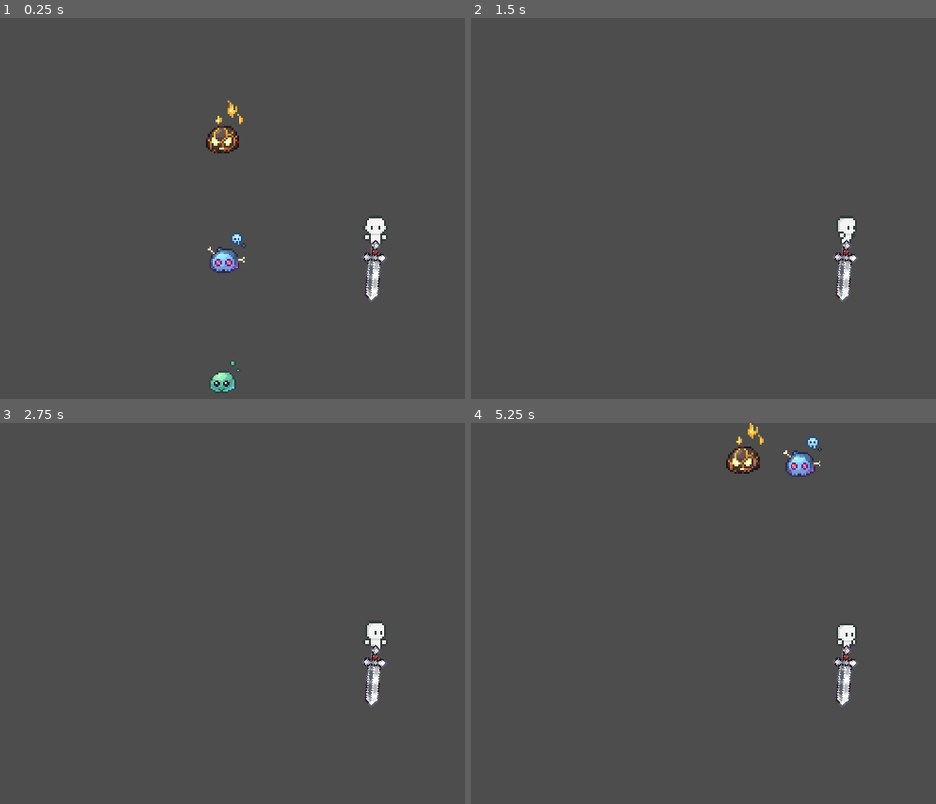
Above: before the commit, frames 1-4 (two rows, left to right).
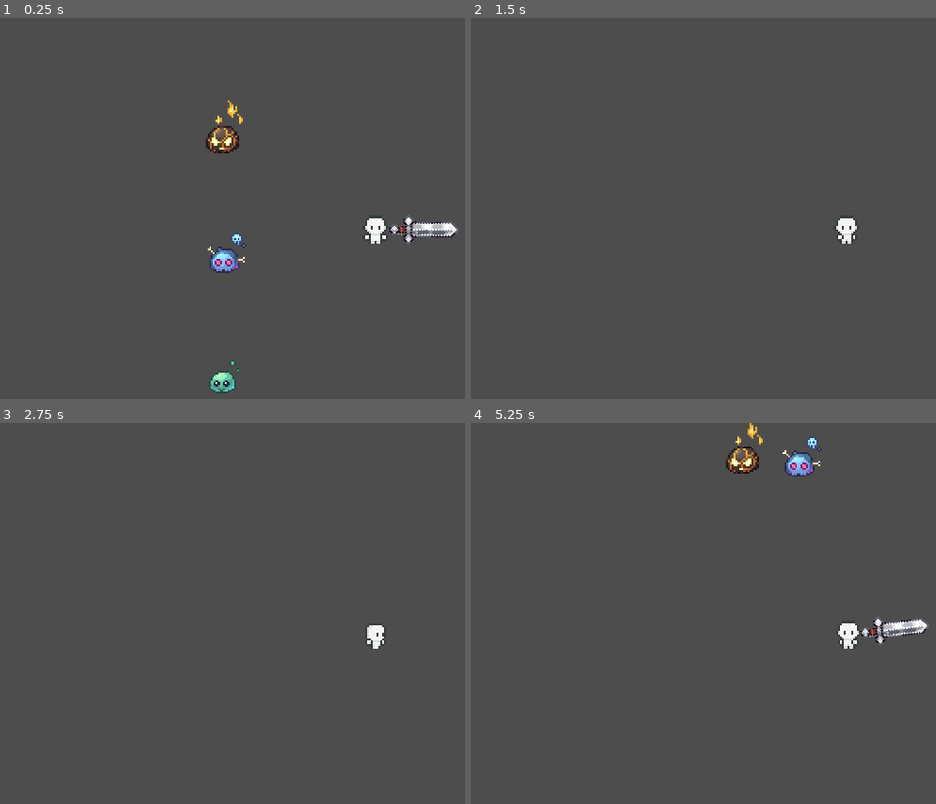
Above: after the commit, the same moments.

Repository: mintifish/game_repository
Game: Godot game, scene res://scenes/main.tscn
Two runs of this game, one before a commit and one after it. Both use one fixed random seed, a clock stepped at 60 frames per second and the inputs below.
Inputs (mouse positions are in pixels of both pictures, inside the frame that each line leads up to):
- Up to frame 1 (0.25 s): no input
- Up to frame 2 (1.5 s): move the mouse to (outside the picture) at 0.52 s; hold D (move_right) 0.53-1.28 s; click (outside the picture) at 0.6 s; move the mouse to (698, 250) at 1.27 s; hold S (move_down) from 1.28 s (still down); tap Shift (walk) at 1.35 s
- Up to frame 3 (2.75 s): move the mouse to (451, 541) at 2.02 s; release S (move_down) at 2.03 s; hold D (move_right) from 2.03 s (still down); click (451, 541) at 2.1 s
- Up to frame 4 (5.25 s): move the mouse to (810, 720) at 2.77 s; release D (move_right) at 2.78 s; hold W (move_up) 2.78-3.53 s; tap Shift (walk) at 2.85, 4.35 s; move the mouse to (outside the picture) at 3.52 s; hold A (move_left) 3.53-5.03 s; click (outside the picture) at 3.6 s; move the mouse to (619, 571) at 4.27 s; move the mouse to (884, 636) at 5.02 s; hold S (move_down) from 5.03 s (still down); click (884, 636) at 5.1 s

The runs differ from the first frame. In frame 1, 1.0% of the frame differs, in the area x 77-99%, y 51-75%; in frame 2, 0.5%; in frame 3, 0.6%; in frame 4, 1.4%, in the area x 55-99%, y 0-75%.

Commit message:
sword finished

Diff:
--- a/project.godot
+++ b/project.godot
@@ -45,33 +45,21 @@
 move_left={
 "deadzone": 0.5,
 "events": [Object(InputEventKey,"resource_local_to_scene":false,"resource_name":"","device":-1,"window_id":0,"alt_press …(191 unchanged characters)…
-, Object(InputEventKey,"resource_local_to_scene":false,"resource_name":"","device":-1,"window_id":0,"alt_pressed":false,"shift_pressed":false,"ctrl_pressed":false,"meta_pressed":false,"pressed":false,"keycode":0,"physical_keycode":4194319,"key_label":0,"unicode":0,"location":0,"echo":false,"script":null)
-, Object(InputEventJoypadMotion,"resource_local_to_scene":false,"resource_name":"","device":-1,"axis":0,"axis_value":-1.0,"script":null)
-, Object(InputEventJoypadButton,"resource_local_to_scene":false,"resource_name":"","device":-1,"button_index":13,"pressure":0.0,"pressed":true,"script":null)
 ]
 }
 move_right={
 "deadzone": 0.5,
 "events": [Object(InputEventKey,"resource_local_to_scene":false,"resource_name":"","device":-1,"window_id":0,"alt_press …(192 unchanged characters)…
-, Object(InputEventKey,"resource_local_to_scene":false,"resource_name":"","device":-1,"window_id":0,"alt_pressed":false,"shift_pressed":false,"ctrl_pressed":false,"meta_pressed":false,"pressed":false,"keycode":0,"physical_keycode":4194321,"key_label":0,"unicode":0,"location":0,"echo":false,"script":null)
-, Object(InputEventJoypadMotion,"resource_local_to_scene":false,"resource_name":"","device":-1,"axis":0,"axis_value":1.0,"script":null)
-, Object(InputEventJoypadButton,"resource_local_to_scene":false,"resource_name":"","device":-1,"button_index":14,"pressure":0.0,"pressed":true,"script":null)
 ]
 }
 move_up={
 "deadzone": 0.5,
 "events": [Object(InputEventKey,"resource_local_to_scene":false,"resource_name":"","device":-1,"window_id":0,"alt_press …(192 unchanged characters)…
-, Object(InputEventKey,"resource_local_to_scene":false,"resource_name":"","device":-1,"window_id":0,"alt_pressed":false,"shift_pressed":false,"ctrl_pressed":false,"meta_pressed":false,"pressed":false,"keycode":0,"physical_keycode":4194320,"key_label":0,"unicode":0,"location":0,"echo":false,"script":null)
-, Object(InputEventJoypadMotion,"resource_local_to_scene":false,"resource_name":"","device":-1,"axis":1,"axis_value":-1.0,"script":null)
-, Object(InputEventJoypadButton,"resource_local_to_scene":false,"resource_name":"","device":-1,"button_index":11,"pressure":0.0,"pressed":false,"script":null)
 ]
 }
 move_down={
 "deadzone": 0.5,
 "events": [Object(InputEventKey,"resource_local_to_scene":false,"resource_name":"","device":-1,"window_id":0,"alt_press …(192 unchanged characters)…
-, Object(InputEventKey,"resource_local_to_scene":false,"resource_name":"","device":-1,"window_id":0,"alt_pressed":false,"shift_pressed":false,"ctrl_pressed":false,"meta_pressed":false,"pressed":false,"keycode":0,"physical_keycode":4194322,"key_label":0,"unicode":0,"location":0,"echo":false,"script":null)
-, Object(InputEventJoypadMotion,"resource_local_to_scene":false,"resource_name":"","device":-1,"axis":1,"axis_value":1.0,"script":null)
-, Object(InputEventJoypadButton,"resource_local_to_scene":false,"resource_name":"","device":-1,"button_index":12,"pressure":0.0,"pressed":false,"script":null)
 ]
 }
 walk={
--- a/resources/wepon_resources/iron_sword.tres
+++ b/resources/wepon_resources/iron_sword.tres
@@ -1,6 +1,6 @@
 [gd_resource type="Resource" script_class="WeponResource" load_steps=3 format=3 uid="uid://bk81lp60snu4y"]
 
-[ext_resource type="Script" path="res://resources/wepon_resources/wepon_resource.gd" id="1_llhcp"]
+[ext_resource type="Script" path="res://resources/wepon_resources/weapon_resource.gd" id="1_llhcp"]
 [ext_resource type="Texture2D" uid="uid://c71g055xt50yc" path="res://art/player/sword/IronSword.png" id="2_y3y1p"]
 
 [resource]
--- a/resources/wepon_resources/wepon_resource.gd
+++ b/resources/wepon_resources/weapon_resource.gd
@@ -1,5 +1,5 @@
 extends Resource
-class_name WeponResource
+class_name WeaponResource
 
 @export var texture: Texture
 @export var damage: float = 20
--- a/scenes/player.tscn
+++ b/scenes/player.tscn
@@ -679,7 +679,7 @@
 [node name="player" type="CharacterBody2D" groups=["Player"]]
 position = Vector2(0, -5)
 script = ExtResource("1_ryxk6")
-wepon_stats = ExtResource("2_5t7q8")
+weapon_stats = ExtResource("2_5t7q8")
 
 [node name="collision" type="CollisionShape2D" parent="."]
 position = Vector2(-0.5, 5)
@@ -702,11 +702,15 @@
 sprite_frames = SubResource("SpriteFrames_l17t8")
 animation = &"side_attack_sword_1"
 
-[node name="wepon" type="Sprite2D" parent="."]
-rotation = 2.4295
-scale = Vector2(0.879999, 0.879999)
+[node name="weapon" type="Sprite2D" parent="."]
+rotation = 0.785398
 texture = ExtResource("8_30x47")
 offset = Vector2(17, -17)
+
+[node name="WeaponArea2D" type="Area2D" parent="weapon"]
+
+[node name="WeaponCollision2D" type="CollisionPolygon2D" parent="weapon/WeaponArea2D"]
+polygon = PackedVector2Array(29.6985, -29.6985, 29.6985, -24.0416, 15.5563, -9.8995, 16.2635, -9.19239, 16.2635, -6.36396, 13.435, -6.36396, 12.0208, -7.77818, 8.48528, -5.65685, 8.48528, -4.24264, 4.24264, -4.24264, 4.24264, -8.48528, 5.65685, -8.48528, 7.77818, -12.0208, 6.36396, -13.435, 6.36396, -16.2635, 9.19239, -16.2635, 9.8995, -15.5564, 24.0416, -29.6985)
 
 [node name="Camera2D" type="Camera2D" parent="."]
 zoom = Vector2(5, 5)
@@ -740,5 +744,3 @@
 idle_state = NodePath("../idle")
 run_state = NodePath("../run")
 current_animation = "front_idle"
-
-[connection signal="animation_finished" from="animations" to="state_machine/attack" method="_on_animations_animation_finished"]
--- a/scripts/player.gd
+++ b/scripts/player.gd
@@ -8,15 +8,15 @@
 var player_direction: Vector2
 var player_last_direction: Vector2
 
-@export var wepon_stats: WeponResource
-@onready var wepon_texture = $wepon
-var wepon_damage_deal: float
+@export var weapon_stats: WeaponResource
+@onready var weapon_texture = $weapon
+var weapon_damage_deal: float
 
 func _ready() -> void:
 	animations.play("front_idle")
 
-	wepon_damage_deal = wepon_stats.damage
-	wepon_texture.texture = wepon_stats.texture
+	weapon_damage_deal = weapon_stats.damage
+	weapon_texture.texture = weapon_stats.texture
 
 	state_machine.init(self)
 
--- a/scripts/player_states/attack.gd
+++ b/scripts/player_states/attack.gd
@@ -2,29 +2,69 @@
 
 @export var idle_state: PlayerState
 @export var run_state: PlayerState
-var attack_finished: bool
+
+var current_degrees: float
+var end_degrees: float
+var start_degrees: float
+var step_degrees: float
+var swing_speed: float = 400
+
+func set_vars(pos: Vector2):
+	if abs(pos.x) > abs(pos.y):
+		if pos.x > 0:
+			start_degrees = -15
+			end_degrees = 105
+			step_degrees = swing_speed
+			print("Right")
+		else:  # Left
+			start_degrees = -105
+			end_degrees = -195
+			step_degrees = -swing_speed
+			print("Left")
+	else:  # Up or Down movement
+		if pos.y > 0:  # Down
+			start_degrees = 75
+			end_degrees = 195
+			step_degrees = swing_speed
+			print("Down")
+		else:  # Up
+			start_degrees = -105
+			end_degrees = 15
+			step_degrees = swing_speed
+			print("Up")
+
+	current_degrees = start_degrees
 
 func enter():
-	attack_finished = false
-	handle_attack_animation()
+	set_vars(parent.get_global_mouse_position() - parent.global_position)
+	parent.weapon_texture.rotation_degrees = current_degrees
+	parent.weapon_texture.visible = true
 
-func handle_attack_animation():
-	var mouse_pos = parent.get_global_mouse_position()
-	var direction = (mouse_pos - parent.global_position).normalized()
+func exit():
+	parent.weapon_texture.visible = false
 
 func process_input(event: InputEvent) -> PlayerState:
-	if parent.player_direction != Vector2.ZERO:
-		parent.player_last_direction = parent.player_direction
+	parent.player_last_direction = parent.player_direction
 	parent.player_direction = Input.get_vector("move_left", "move_right", "move_up", "move_down")
 	return null
 
 func process_physics(delta: float) -> PlayerState:
+
 	parent.velocity = Vector2(
 		move_toward(parent.velocity.x, parent.player_direction.x * speed, acceleration * delta),
 		move_toward(parent.velocity.y, parent.player_direction.y * speed, acceleration * delta)
 	)
 
-	if attack_finished:
+	# Process weapon swing
+	if abs(current_degrees - end_degrees) < abs(step_degrees * delta):
+		current_degrees = end_degrees
+	else:
+		current_degrees += step_degrees * delta
+
+	parent.weapon_texture.rotation_degrees = current_degrees
+
+	# Transition to different states
+	if current_degrees == end_degrees:
 		if parent.player_direction == Vector2.ZERO:
 			return idle_state
 		else:
@@ -32,6 +72,3 @@
 
 	parent.move_and_slide()
 	return null
-
-func _on_animations_animation_finished() -> void:
-	attack_finished = true
--- a/scripts/player_states/idle.gd
+++ b/scripts/player_states/idle.gd
@@ -8,10 +8,8 @@
 	if Input.is_action_just_pressed("left_click"):
 		return attack_state
 
-	var new_direction = Input.get_vector("move_left", "move_right", "move_up", "move_down")
-	if new_direction != Vector2.ZERO:
-		parent.player_direction = new_direction
-
+	parent.player_last_direction = parent.player_direction
+	parent.player_direction = Input.get_vector("move_left", "move_right", "move_up", "move_down")
 	return null
 
 func process_physics(delta: float) -> PlayerState:
--- a/scripts/player_states/run.gd
+++ b/scripts/player_states/run.gd
@@ -10,8 +10,7 @@
 	if Input.is_action_pressed("walk"):
 		return walk_state
 
-	if parent.player_direction != Vector2.ZERO:
-		parent.player_last_direction = parent.player_direction
+	parent.player_last_direction = parent.player_direction
 	parent.player_direction = Input.get_vector("move_left", "move_right", "move_up", "move_down")
 	return null
 
@@ -28,7 +27,6 @@
  	   move_toward(parent.velocity.x, parent.player_direction.x * speed, acceleration * delta),
  	   move_toward(parent.velocity.y, parent.player_direction.y * speed, acceleration * delta)
 	)
-	print("Direction:", parent.player_direction, " Velocity:", parent.velocity)
 
 
 	if parent.velocity == Vector2.ZERO: #Standing Still
--- a/scripts/player_states/walk.gd
+++ b/scripts/player_states/walk.gd
@@ -11,8 +11,7 @@
 	if Input.is_action_just_released("walk"): #Not pressing walk
 		return run_state
 
-	if parent.player_direction != Vector2.ZERO:
-		parent.player_last_direction = parent.player_direction
+	parent.player_last_direction = parent.player_direction
 	parent.player_direction = Input.get_vector("move_left", "move_right", "move_up", "move_down")
 	return null
 
